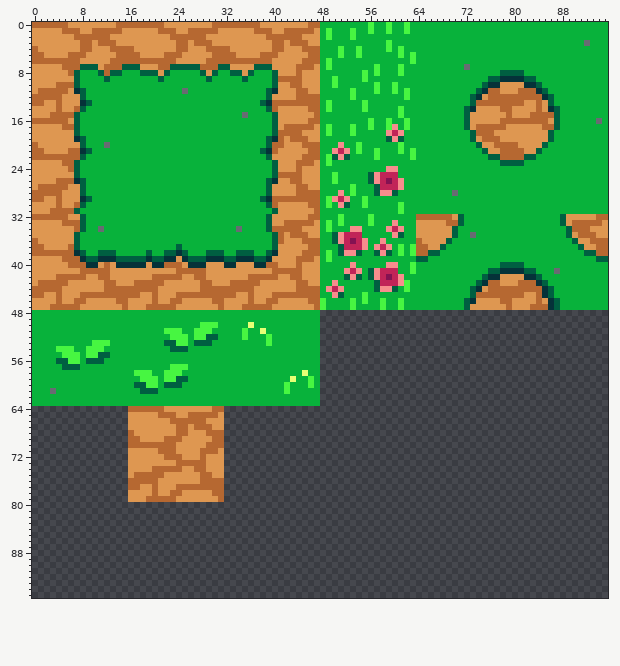
Pixel-art file, stored at Aseprite/Tileset/GrassTileset.aseprite. Above, as it was before the edit.
96x96 pixels, 1 frame.
Once edited:
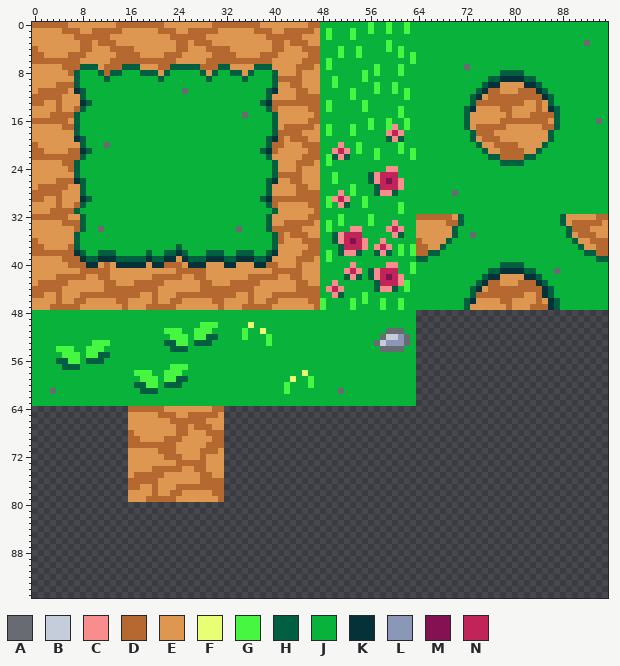
Palette (. is transparent): A #686b72  B #c5cddb  C #f78d8d  D #b66831  E #de9751  F #e8ff75  G #47f641  H #005f41  J #08b23b  K #053239  L #8b97b6  M #841252  N #c12458
What changed:
Layers "Layer 3", "Layer 2":
y 48..50: x 48..63 ................ -> JJJJJJJJJJJJJJJJ
y 51: x 48..63 ................ -> JJJJJJJJJJJAAAJJ
y 52: x 48..63 ................ -> JJJJJJJJJJABBLAJ
y 53: x 48..63 ................ -> JJJJJJJJJABLLLAJ
y 54: x 48..63 ................ -> JJJJJJJJJJAAAAJJ
y 55..60: x 48..63 ................ -> JJJJJJJJJJJJJJJJ
y 61: x 48..63 ................ -> JJJAJJJJJJJJJJJJ
y 62..63: x 48..63 ................ -> JJJJJJJJJJJJJJJJ
